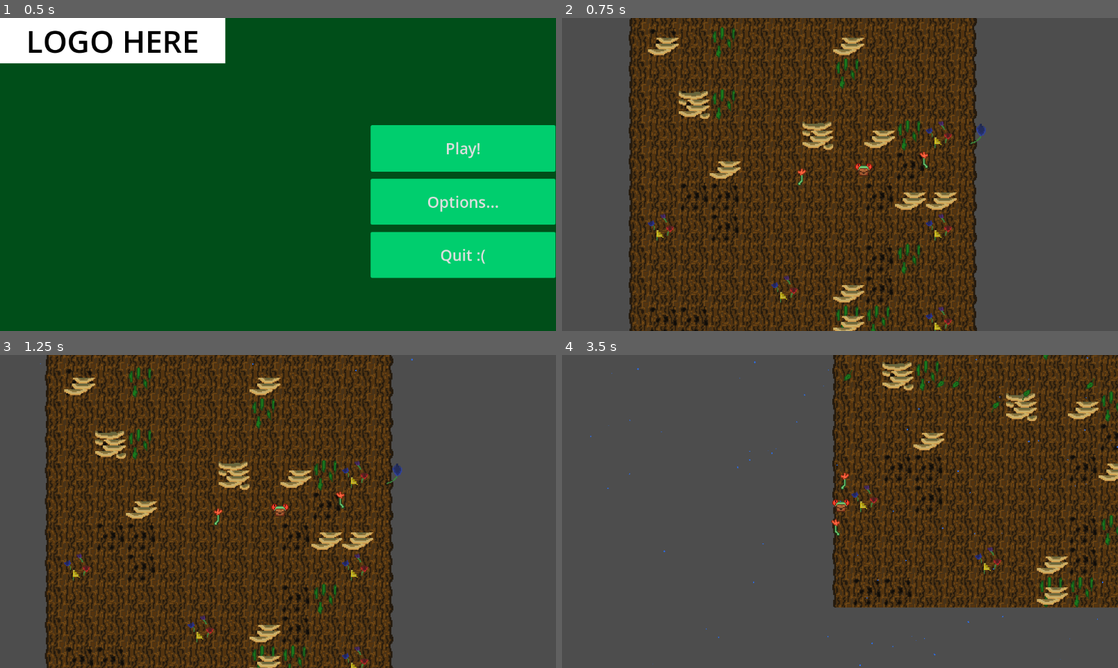
Above: before the commit, frames 1-4 (two rows, left to right).
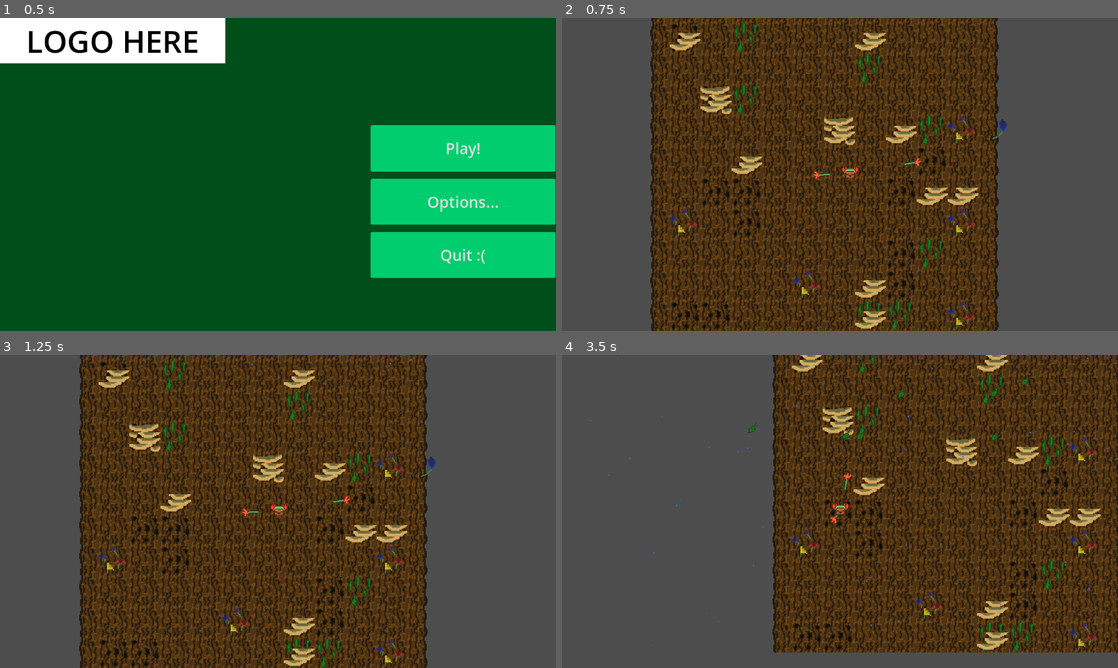
Above: after the commit, the same moments.

Repository: Team-Goose/brackeys-12-game-jam
Game: Godot game, scene res://game.tscn
Two runs of this game, one before a commit and one after it. Both use one fixed random seed, a clock stepped at 60 frames per second and the inputs below.
Inputs (mouse positions are in pixels of both pictures, inside the frame that each line leads up to):
- Up to frame 1 (0.5 s): no input
- Up to frame 2 (0.75 s): click "Play!" at 0.5 s
- Up to frame 3 (1.25 s): no input
- Up to frame 4 (3.5 s): move the mouse to (612, 661) at 1.27 s; press the mouse at (612, 661) at 1.28 s; hold Right (right) 1.28-2.03 s; move the mouse to (823, 511) at 2.02 s; release the mouse at (823, 511) at 2.03 s; hold Left (left) 2.03-2.78 s; right-click (823, 511) at 2.1 s; click (823, 511) at 2.17 s; move the mouse to (845, 483) at 2.77 s; press the mouse at (845, 483) at 2.78 s; hold Right (right) from 2.78 s (still down)

Frame 1 is identical in both runs. In frame 2, 39% of the frame differs, in the area x 12-81%, y 0-100%; in frame 3, 42%, in the area x 7-79%, y 0-100%; in frame 4, 39%.

Commit message:
hes good with his hands now

Diff:
--- a/scenes/Player.tscn
+++ b/scenes/Player.tscn
@@ -1,24 +1,34 @@
-[gd_scene load_steps=7 format=3 uid="uid://tak0406ssi1m"]
+[gd_scene load_steps=8 format=3 uid="uid://tak0406ssi1m"]
 
 [ext_resource type="Script" path="res://scripts/player.gd" id="1_qp6hn"]
 [ext_resource type="Texture2D" uid="uid://con3f47rmbvgh" path="res://assets/tree_sprite_sheet.png" id="2_rs4gg"]
 [ext_resource type="PackedScene" uid="uid://cogdeqoykfmnr" path="res://scenes/storm.tscn" id="2_xbypt"]
+[ext_resource type="Texture2D" uid="uid://1uerymsqd1xi" path="res://assets/GameJamSpriteSheet.png" id="4_35wrg"]
+
+[sub_resource type="AtlasTexture" id="AtlasTexture_18jc0"]
+atlas = ExtResource("4_35wrg")
+region = Rect2(304, 32, 16, 24)
+
+[sub_resource type="AtlasTexture" id="AtlasTexture_m6nkr"]
+atlas = ExtResource("4_35wrg")
+region = Rect2(304, 32, 16, 24)
 
 [sub_resource type="AtlasTexture" id="AtlasTexture_46w7h"]
 atlas = ExtResource("2_rs4gg")
 region = Rect2(256, 40, 32, 16)
 
-[sub_resource type="AtlasTexture" id="AtlasTexture_18jc0"]
-atlas = ExtResource("2_rs4gg")
-region = Rect2(256, 0, 16, 24)
-
-[sub_resource type="AtlasTexture" id="AtlasTexture_m6nkr"]
-atlas = ExtResource("2_rs4gg")
-region = Rect2(240, 0, 16, 24)
-
 [node name="Player" type="Node2D"]
 texture_filter = 1
 script = ExtResource("1_qp6hn")
+
+[node name="LHand" type="Sprite2D" parent="."]
+scale = Vector2(2, 2)
+texture = SubResource("AtlasTexture_18jc0")
+flip_h = true
+
+[node name="RHand" type="Sprite2D" parent="."]
+scale = Vector2(2, 2)
+texture = SubResource("AtlasTexture_m6nkr")
 
 [node name="Forg" type="Sprite2D" parent="."]
 scale = Vector2(2, 2)
@@ -30,11 +40,3 @@
 
 [node name="Storm" parent="Forg/Camera2D" instance=ExtResource("2_xbypt")]
 position = Vector2(-576, -324)
-
-[node name="LHand" type="Sprite2D" parent="."]
-scale = Vector2(2, 2)
-texture = SubResource("AtlasTexture_18jc0")
-
-[node name="RHand" type="Sprite2D" parent="."]
-scale = Vector2(2, 2)
-texture = SubResource("AtlasTexture_m6nkr")
--- a/scripts/player.gd
+++ b/scripts/player.gd
@@ -24,18 +24,30 @@
 
 func _process(delta: float) -> void:
 	move_hand(active_hand_left)
+	move_forg()
+	rotate_hand()
 	pass
+
+func move_forg():
+	# active and incative hand positions
+	var apos = lhand.global_position if active_hand_left else rhand.global_position
+	var ipos = rhand.global_position if active_hand_left else lhand.global_position
+
+	forg.global_position = Vector2(apos.x*.3 + ipos.x*.7, apos.y*.1 + ipos.y*.9)
 
 func move_hand(hand: bool):
 	if hand:
 		lhand.global_position = calc_hand_pos(rhand.global_position)
 	else:
 		rhand.global_position = calc_hand_pos(lhand.global_position)
-	forg.global_position = lhand.global_position/2 + rhand.global_position/2
 
 func calc_hand_pos(inactive_hand_pos: Vector2):
 	var mouse_pos = get_global_mouse_position()
 	var difference = get_global_mouse_position()-inactive_hand_pos
-	var max = inactive_hand_pos + (difference.normalized()*256)
+	var max = inactive_hand_pos + (difference.normalized()*180)
 
 	return mouse_pos if inactive_hand_pos.distance_to(max) > inactive_hand_pos.distance_to(mouse_pos) else max
+
+func rotate_hand():
+	lhand.rotation = forg.global_position.angle_to_point(lhand.global_position) + deg_to_rad(90)
+	rhand.rotation = forg.global_position.angle_to_point(rhand.global_position) + deg_to_rad(90)
Binary file added: assets/GameJamSpriteSheet.png
Not shown, added: assets/GameJamSpriteSheet.png.import
